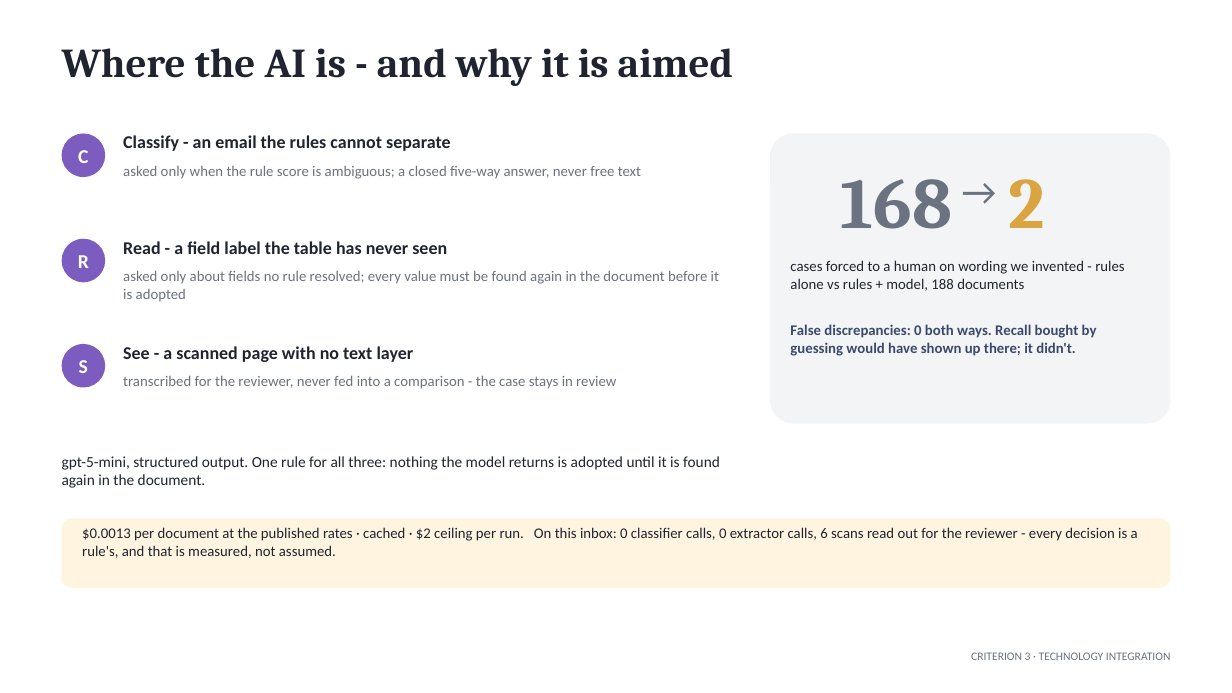
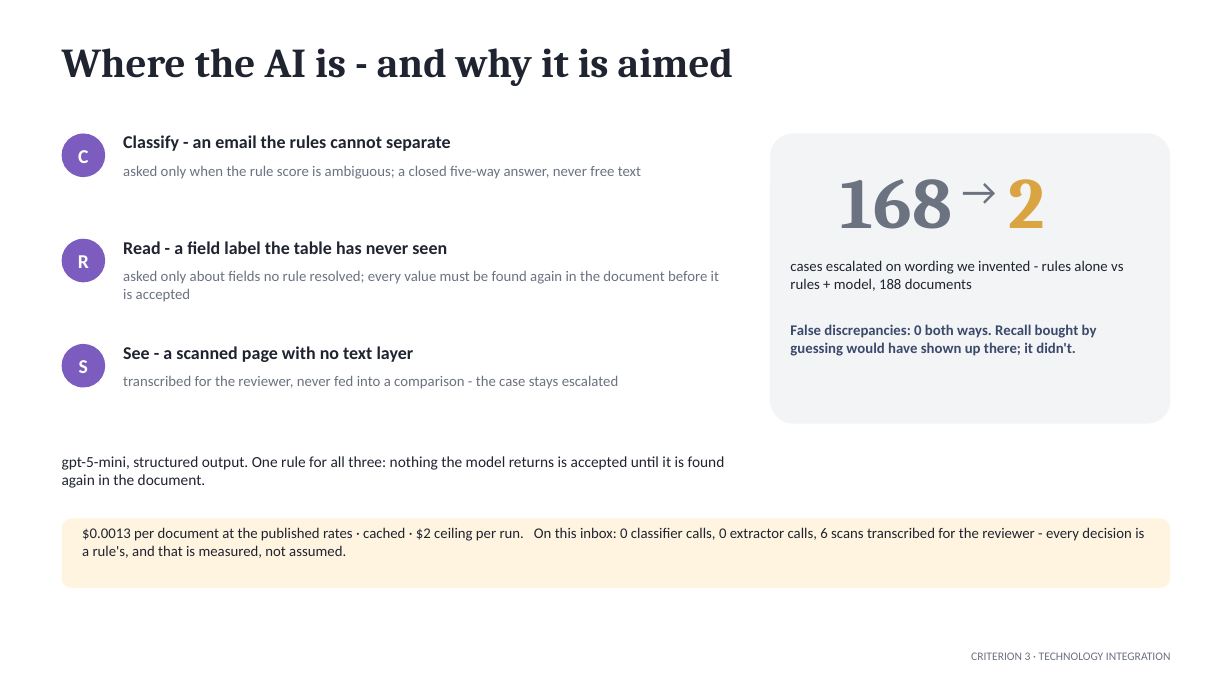
Before and after one commit to TCF1209/duocode-sentinel, a slide deck: slide 5 of docs/Sentinel-final-pitch.pptx. Drawn at 1232x693 pixels with LibreOffice and Linux fonts; fonts in the diff are those of the drawing. Boxes give left, top, right and bottom in pixels: in the first picture for what was removed or moved away, otherwise in the second. Text is boxed around its words. In the diff, an @@ line names an element or a change of style, - is before the commit and + after.

```diff
--- a/docs/Sentinel-final-pitch.pptx
+++ b/docs/Sentinel-final-pitch.pptx
@@ text at [790,260,1123,291]: text changed @@
-cases forced to a human on wording we invented - rules alone vs rules + model, 188 documents
+cases escalated on wording we invented - rules alone vs rules + model, 188 documents
@@ text at [123,271,719,302]: text changed @@
-asked only about fields no rule resolved; every value must be found again in the document before it is adopted
+asked only about fields no rule resolved; every value must be found again in the document before it is accepted
@@ text at [123,376,619,389]: text changed @@
-transcribed for the reviewer, never fed into a comparison - the case stays in review
+transcribed for the reviewer, never fed into a comparison - the case stays escalated
@@ text at [62,456,725,488]: text changed @@
-gpt-5-mini, structured output. One rule for all three: nothing the model returns is adopted until it is found again in the document.
+gpt-5-mini, structured output. One rule for all three: nothing the model returns is accepted until it is found again in the document.
@@ text at [82,527,1144,558]: text changed @@
-$0.0013 per document at the published rates · cached · $2 ceiling per run. On this inbox: 0 classifier calls, 0 extractor calls, 6 scans read out for the reviewer - every decision is a rule's, and that is measured, not assumed.
+$0.0013 per document at the published rates · cached · $2 ceiling per run. On this inbox: 0 classifier calls, 0 extractor calls, 6 scans transcribed for the reviewer - every decision is a rule's, and that is measured, not assumed.
```
Also in this commit, not shown: 7 other slides changed, 35 other files.
